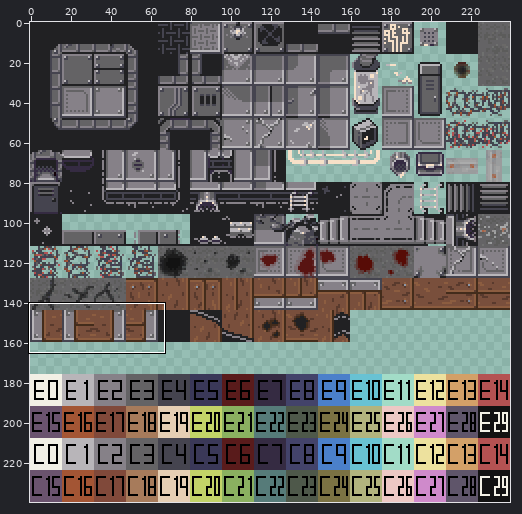
Sprite sheet: res/Tilesheet.png. The picture above shows the old version from afar; the outline marks the close-up.
Close-up. Before the edit:
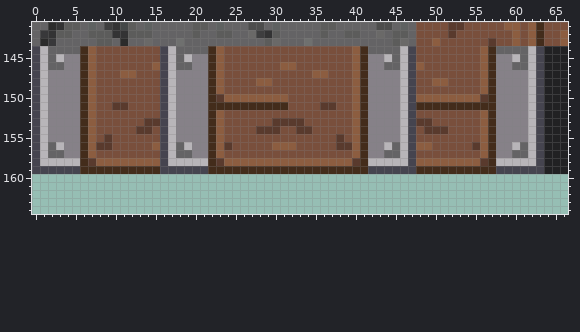
The file is 240x240 pixels. Colours within 5 levels of each other are drawn and written as one. Shown: x 0..66, y 141..164. The commit also changed other parts of the picture, which this record leaves out.
After the commit:
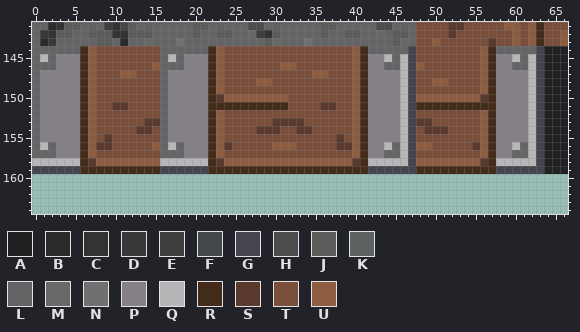
Palette (. is transparent): A #212123  B #2b2b2b  C #333334  D #38383a  E #3e3e3f  F #444848  G #45444f  H #4c4c4c  J #5c5c5b  K #5e6161  L #646365  M #6a6968  N #6f706f  P #868188  Q #b8b5b9  R #432c1b  S #593a2d  T #794f3c  U #8c5d40
Change:
y 144: x 0..1 GQ -> LL; x 16..17 GQ -> LL; x 46 Q -> L; x 62 Q -> L
y 145: x 0 G -> L; x 3 Q -> P; x 16 G -> L; x 19 Q -> P
y 146: x 0..1 GQ -> LL; x 3 L -> P; x 16..17 GQ -> LL; x 19 L -> P
y 147..155: x 0..1 GQ -> LP; x 16..17 GQ -> LP
y 156: x 0 G -> L; x 3 Q -> P; x 16 G -> L; x 19 Q -> P
y 157: x 0..1 GQ -> LL; x 3 L -> P; x 16..17 GQ -> LL; x 19 L -> P
y 158: x 0 G -> Q; x 16 G -> Q
Where, in picture pixels (left, top, right, bottom), the same in both close-ups:
changed: (32, 46, 64, 166)
changed: (160, 46, 192, 166)
changed: (400, 46, 408, 54)
changed: (528, 46, 536, 54)
